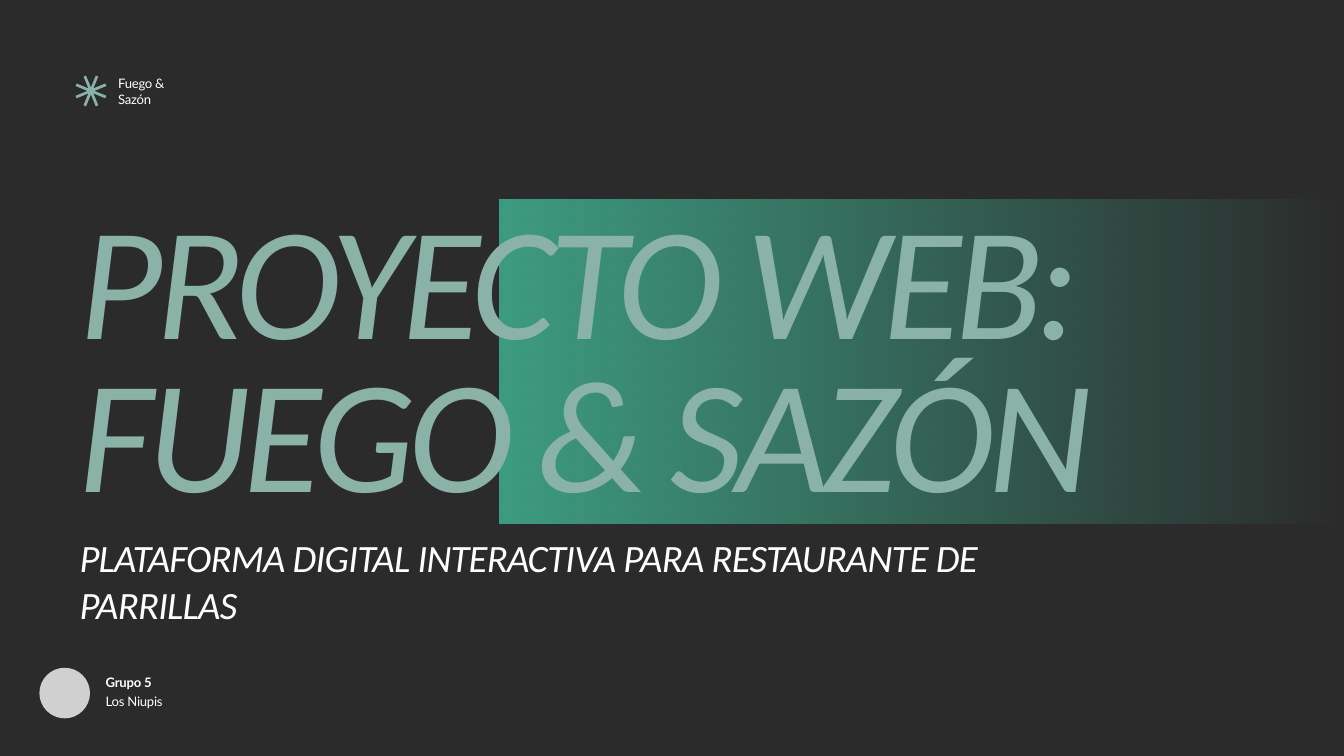
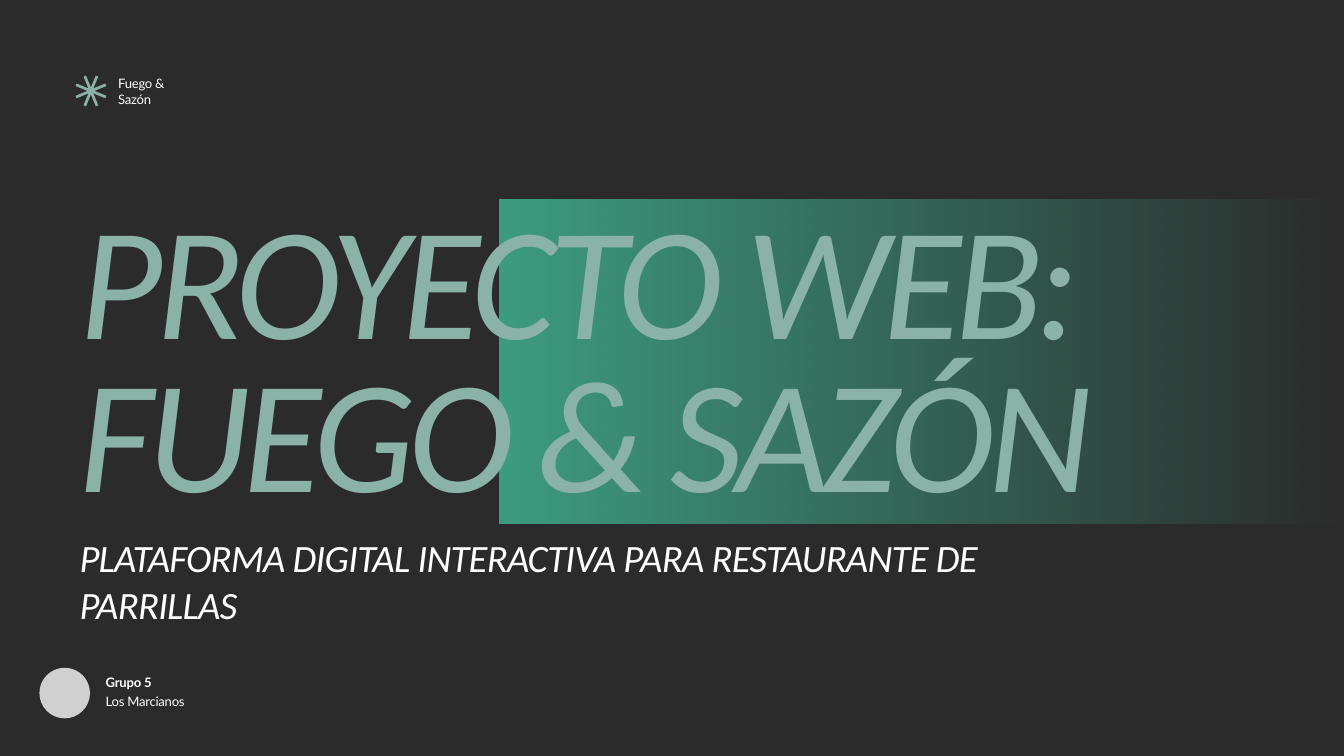
Before and after one commit to virgojeanpaul-arch/Grupo_05_Programaci-nweb, a slide deck: slide 1 of Programacion WEB.pptx. Drawn at 1344x756 pixels with LibreOffice and Linux fonts; fonts in the diff are those of the drawing; grey boxes stand for pictures; background and template pictures are left out; a plain dark background stands for a picture behind light text. Boxes give left, top, right and bottom in pixels: in the first picture for what was removed or moved away, otherwise in the second. Text is boxed around its words. In the diff, an @@ line names an element or a change of style, - is before the commit and + after.

```diff
--- a/Programacion WEB.pptx
+++ b/Programacion WEB.pptx
@@ text at (x1=106, y1=696, x2=184, y2=706): text changed @@
-Los Niupis
+Los Marcianos
```
Also in this commit, not shown: 1 other slide changed.
